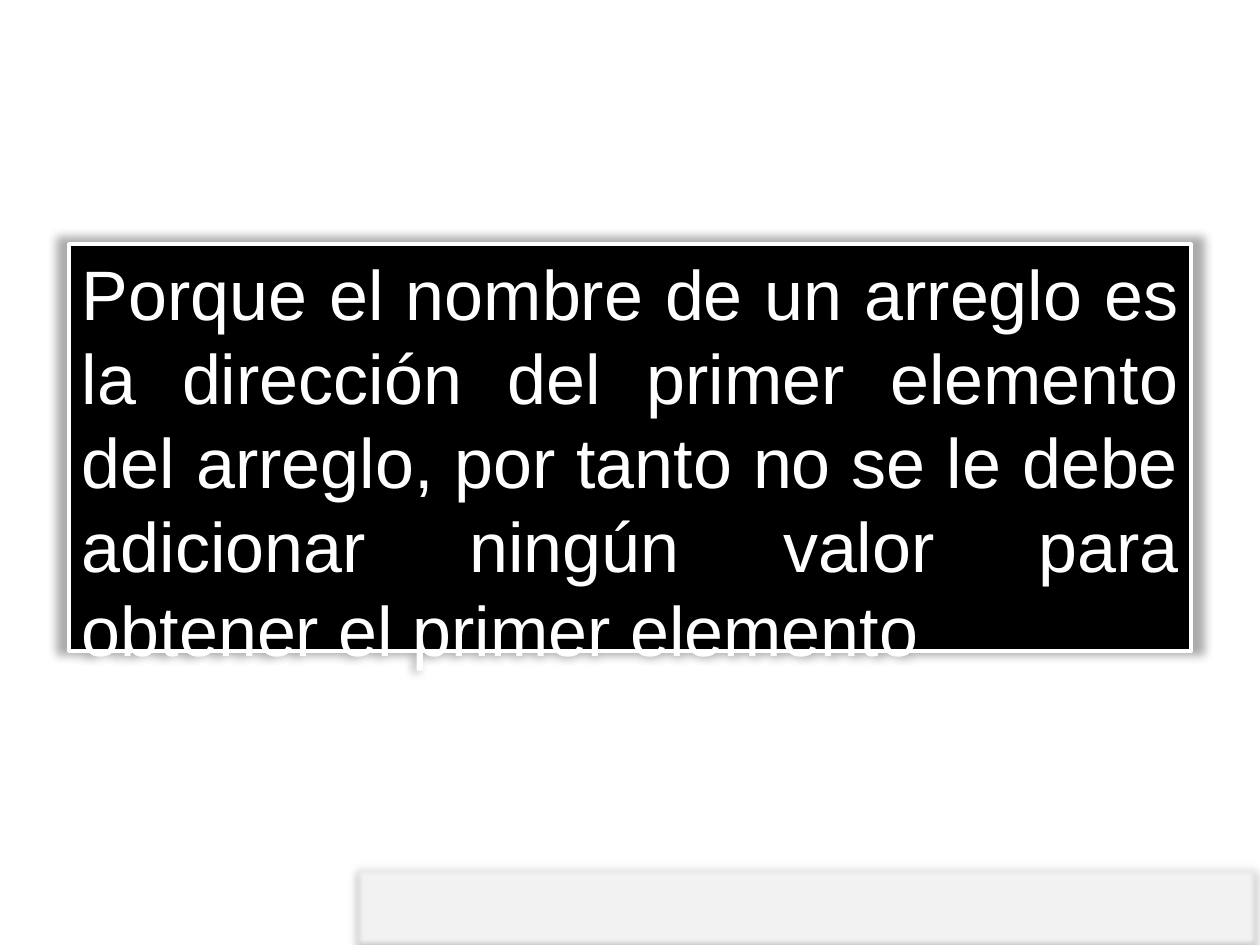
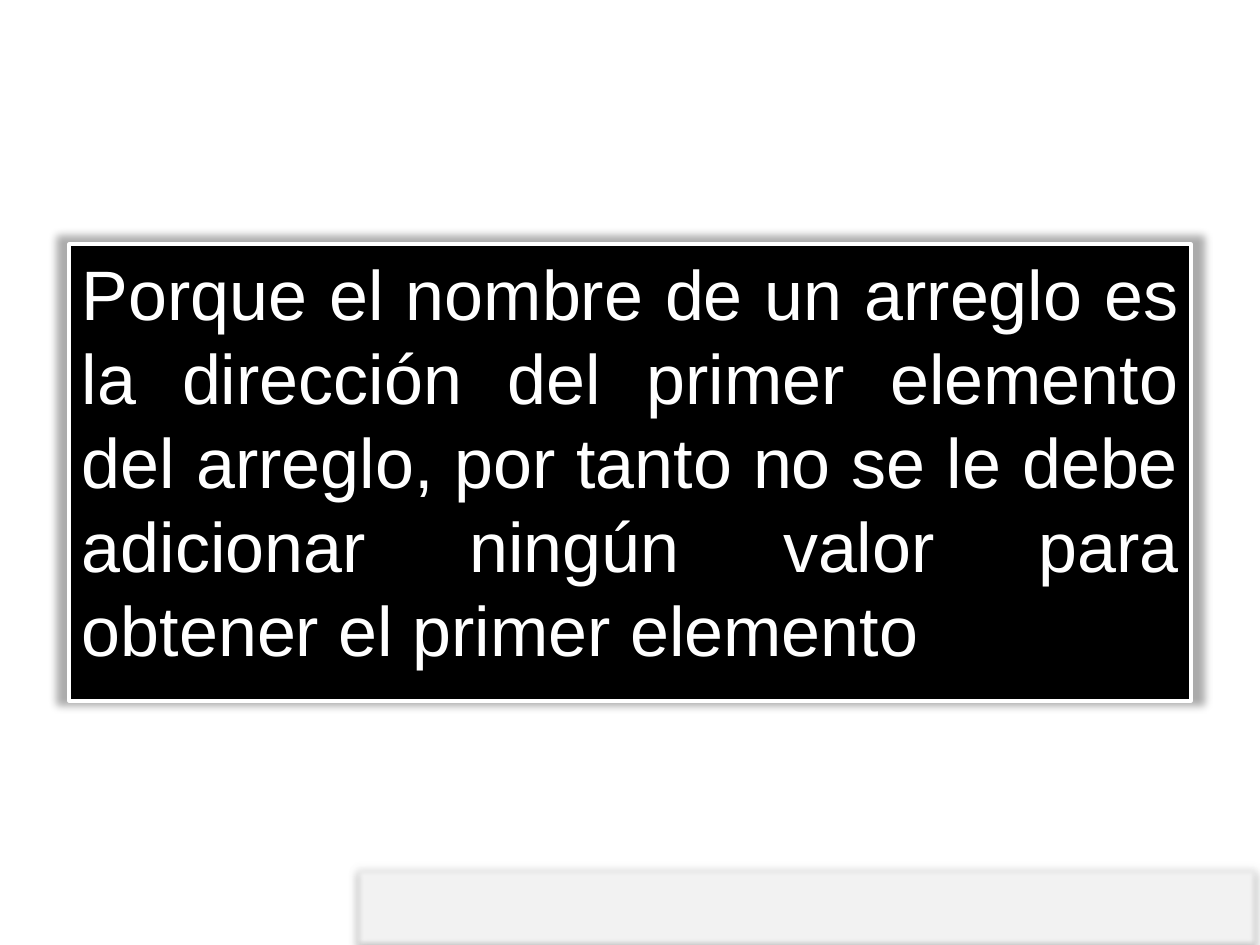
Before and after one commit to lufe089/lfrincon, a slide deck: slide 21 of material/Tecnicas/ClasesTutoriales/8. ArreglosApuntadores.pptx. Drawn at 1260x945 pixels with LibreOffice and Linux fonts; fonts in the diff are those of the drawing; background and template pictures are left out. Boxes give left, top, right and bottom in pixels: in the first picture for what was removed or moved away, otherwise in the second. Text is boxed around its words. In the diff, an @@ line names an element or a change of style, - is before the commit and + after.

```diff
--- a/material/Tecnicas/ClasesTutoriales/8. ArreglosApuntadores.pptx
+++ b/material/Tecnicas/ClasesTutoriales/8. ArreglosApuntadores.pptx
@@ rectangle "Porque el nombre de un ...": place and size @@
-rectangle "Porque el nombre de un ..." at (69, 244, 1191, 651)
+rectangle "Porque el nombre de un ..." at (69, 244, 1191, 701)
```
Also in this commit, not shown: 8 other files.
